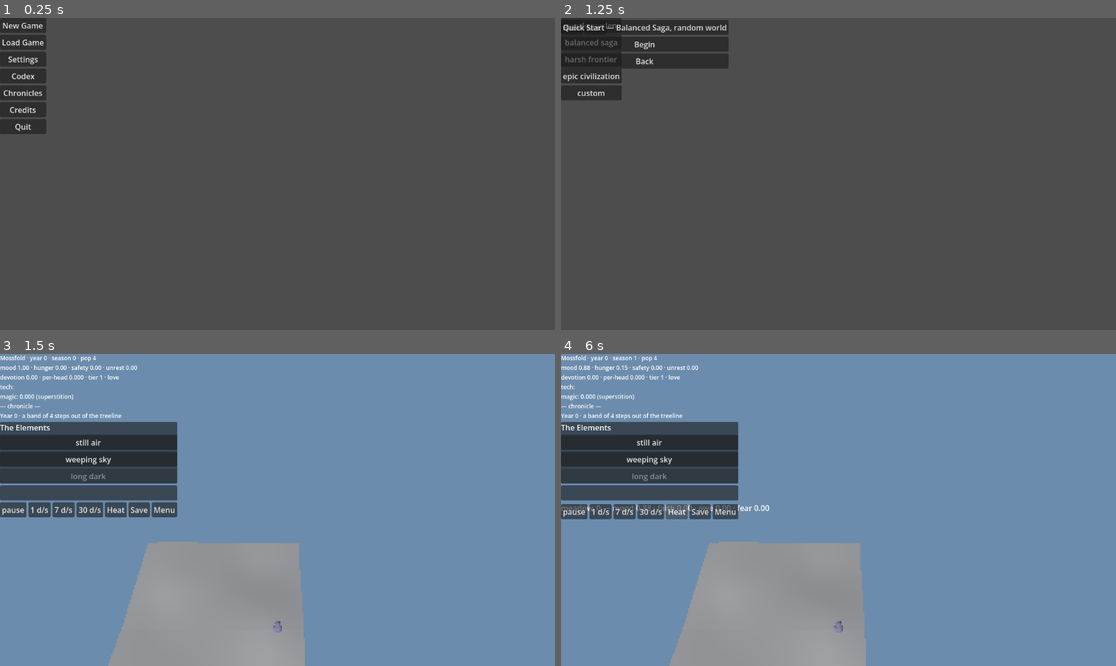
Above: before the commit, frames 1-4 (two rows, left to right).
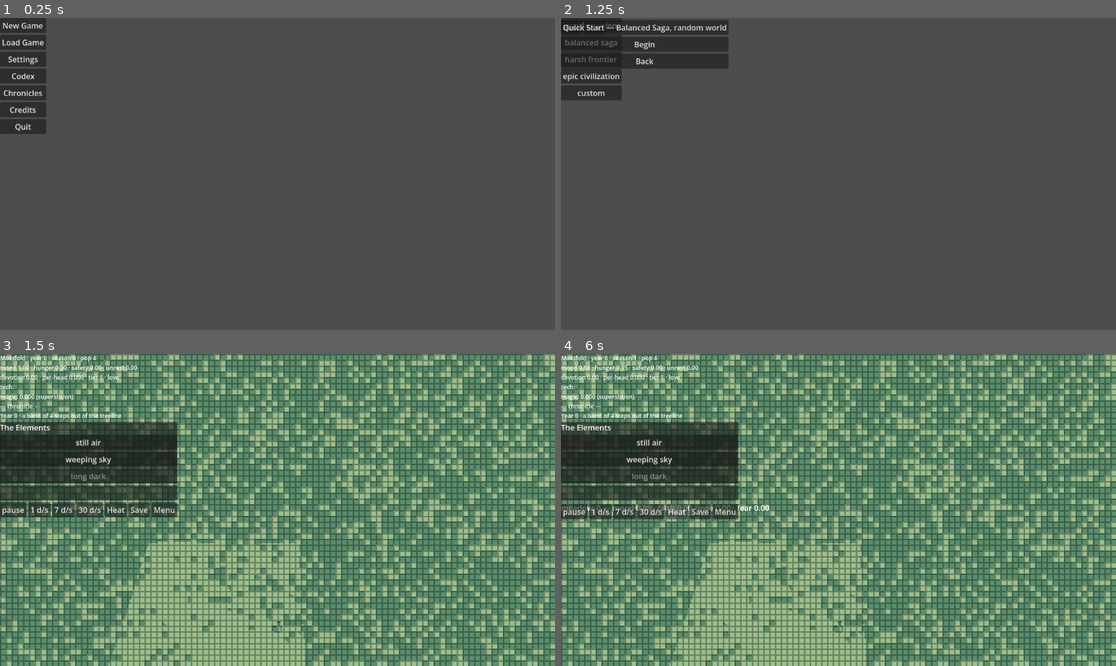
Above: after the commit, the same moments.

Repository: khuzul2/gnome-colony
Game: Godot game, scene res://presentation/main.tscn
Same seed, same stepped clock (60 frames per second), same inputs: the game is played once before the commit and once after it.
Inputs:
- Up to frame 1 (0.25 s): no input
- Up to frame 2 (1.25 s): click "New Game" at 0.5 s
- Up to frame 3 (1.5 s): click "Quick Start — Balanced Saga, …" at 1.25 s
- Up to frame 4 (6 s): click "still air" at 2 s; click "weeping sky" at 2.75 s; click "1 d/s" at 3.5 s; click "7 d/s" at 4.25 s; click "30 d/s" at 5 s; click "Heat" at 5.75 s

Frames 1-2 are identical in both runs. In frame 3, 95% of the frame differs, in the area x 0-100%, y 0-100%; in frame 4, 94%.

Commit message:
R1.3: mosaic post-process shader (palette-map + tessera grout + gold-leaf)
mosaic.gdshader (canvas_item) maps each stage pixel to the nearest of the 16
LUT tesserae with a 4x4 Bayer dither nudge, lays a grout lattice with per-cell
hash jitter, and lifts luminance on the blessed mask (R1.6 feeds it). Mosaic
helper wires the §R-art constants + Palette LUT into a ShaderMaterial; RunView
mounts it on the stage screen. GPU-exact behaviour deferred to Gate A (headless
dummy rasterizer); CPU mirror tested. 4 tests green, lint clean.

Co-Authored-By: Claude Opus 4.8 <noreply@anthropic.com>
Claude-Session: https://claude.ai/code/session_01X68E7gvxb9UbHMgv15DTXv

Diff:
--- /dev/null
+++ b/presentation/render/mosaic.gd
@@ -0,0 +1,37 @@
+class_name Mosaic
+extends RefCounted
+## R1.3 [rav §R-art]: builds the mosaic post-process ShaderMaterial that rides
+## on the pixel stage's screen — palette-map + tessera grout + gold-leaf mask.
+## The numbers here are §R-art's; the palette comes from Palette (single source
+## of truth). GPU-exact behaviour is judged at Playtest Gate A (headless uses a
+## dummy rasterizer with no pixel readback); this layer's tests gate the
+## spec-wiring. Presentation-only.
+
+const SHADER_PATH := "res://presentation/render/mosaic.gdshader"
+
+const GROUT_PX := 4.0
+const GROUT_ALPHA := 0.35
+const JITTER := 0.06
+const DITHER_STRENGTH := 0.5
+const GOLD_LIFT := 0.25
+const INTERNAL_SIZE := Vector2(PixelStage.INTERNAL_WIDTH, PixelStage.INTERNAL_HEIGHT)
+
+
+static func make_material() -> ShaderMaterial:
+	var material := ShaderMaterial.new()
+	material.shader = load(SHADER_PATH)
+	material.set_shader_parameter("palette_lut", Palette.lut_texture())
+	material.set_shader_parameter("internal_size", INTERNAL_SIZE)
+	material.set_shader_parameter("grout_px", GROUT_PX)
+	material.set_shader_parameter("grout_color", Palette.COLORS[Palette.GROUT])
+	material.set_shader_parameter("grout_alpha", GROUT_ALPHA)
+	material.set_shader_parameter("jitter", JITTER)
+	material.set_shader_parameter("dither_strength", DITHER_STRENGTH)
+	material.set_shader_parameter("gold_lift", GOLD_LIFT)
+	return material
+
+
+## CPU mirror of the shader's palette-map — used by motifs/masks (R1.6) and
+## tests, guaranteeing the same quantization the GPU applies.
+static func quantize(color: Color) -> Color:
+	return Palette.nearest(color)
--- /dev/null
+++ b/presentation/render/mosaic.gdshader
@@ -0,0 +1,83 @@
+shader_type canvas_item;
+// R1.3 [rav §R-art] — the mosaic post-process over the low-res stage:
+//   (1) palette-map each pixel to the nearest of the 16 tesserae (with a
+//       small ordered-dither nudge toward the 2 nearest),
+//   (2) lay a tessera "grout" grid (dark lines on the grout_px lattice, with
+//       a per-cell value jitter so flats read as laid stone),
+//   (3) lift luminance where the blessed/high-devotion mask marks holy
+//       ground (gold-leaf shine). Presentation-only.
+
+uniform sampler2D palette_lut : filter_nearest;
+uniform vec2 internal_size = vec2(384.0, 216.0);
+uniform float grout_px = 4.0;
+uniform vec4 grout_color : source_color = vec4(0.031, 0.039, 0.071, 1.0);
+uniform float grout_alpha = 0.35;
+uniform float jitter = 0.06;
+uniform float dither_strength = 0.5;
+uniform float gold_lift = 0.25;
+// R1.6 feeds this; unset defaults to black → no lift.
+uniform sampler2D bless_mask : hint_default_black;
+
+const int PALETTE_SIZE = 16;
+
+// Cheap per-cell hash for the tessera value jitter.
+float hash12(vec2 p) {
+	vec3 p3 = fract(vec3(p.xyx) * 0.1031);
+	p3 += dot(p3, p3.yzx + 33.33);
+	return fract((p3.x + p3.y) * p3.z);
+}
+
+// 4x4 Bayer ordered-dither threshold in [0,1).
+float bayer4(vec2 p) {
+	int x = int(mod(p.x, 4.0));
+	int y = int(mod(p.y, 4.0));
+	int i = x + y * 4;
+	// Standard 4x4 Bayer matrix / 16.
+	float m[16] = {
+		0.0, 8.0, 2.0, 10.0,
+		12.0, 4.0, 14.0, 6.0,
+		3.0, 11.0, 1.0, 9.0,
+		15.0, 7.0, 13.0, 5.0
+	};
+	return m[i] / 16.0;
+}
+
+vec3 palette_map(vec3 c) {
+	float best = 1e9;
+	vec3 best_c = c;
+	for (int i = 0; i < PALETTE_SIZE; i++) {
+		vec3 e = texelFetch(palette_lut, ivec2(i, 0), 0).rgb;
+		vec3 d = c - e;
+		float dist = dot(d, d);
+		if (dist < best) {
+			best = dist;
+			best_c = e;
+		}
+	}
+	return best_c;
+}
+
+void fragment() {
+	vec2 px = UV * internal_size;
+	vec2 cell = floor(px / grout_px);
+
+	vec3 col = texture(TEXTURE, UV).rgb;
+	// Per-tessera value jitter (hashed by cell) so a flat field reads as stone.
+	col += (hash12(cell) - 0.5) * 2.0 * jitter;
+	// Ordered dither nudge toward a neighboring palette entry.
+	col += (bayer4(cell) - 0.5) * dither_strength * 0.08;
+
+	vec3 q = palette_map(clamp(col, 0.0, 1.0));
+
+	// Gold-leaf accent on sanctified ground.
+	float bless = texture(bless_mask, UV).r;
+	q = clamp(q + bless * gold_lift, 0.0, 1.0);
+
+	// Grout: darken the tessera edges (a band grout_px-wide lattice).
+	vec2 f = fract(px / grout_px);
+	float edge = 1.0 / grout_px;
+	float line = clamp(step(f.x, edge) + step(f.y, edge), 0.0, 1.0);
+	vec3 outc = mix(q, grout_color.rgb, line * grout_alpha);
+
+	COLOR = vec4(outc, 1.0);
+}
--- a/presentation/shell/run_view.gd
+++ b/presentation/shell/run_view.gd
@@ -169,6 +169,8 @@
 	stage.name = "pixel_stage"
 	add_child(stage)
 	stage_world = stage.world
+	# The mosaic post-process rides on the stage's screen [R1.3].
+	stage.set_screen_material(Mosaic.make_material())
 	if DisplayServer.get_name() != "headless":
 		var vp := get_viewport()
 		stage.fit_to(vp.get_visible_rect().size)
--- /dev/null
+++ b/test/test_mosaic_shader.gd
@@ -0,0 +1,71 @@
+extends GutTest
+
+## R1.3 [rav §R-art] — the mosaic post-process material: the shader loads, the
+## ShaderMaterial is wired to the 16-color LUT and §R-art's constants, and
+## RunView mounts it on the pixel stage. GPU-exact quantization/grout is judged
+## at Playtest Gate A (headless has no pixel readback); here we gate the
+## spec-wiring and the CPU mirror.
+
+var _runs: Array = []
+
+
+func after_each() -> void:
+	for run in _runs:
+		run.shutdown()
+	_runs.clear()
+
+
+func test_shader_resource_loads():
+	var shader := load(Mosaic.SHADER_PATH)
+	assert_not_null(shader, "the mosaic shader file loads")
+	assert_true(shader is Shader, "…as a Shader resource")
+
+
+func test_material_is_wired_to_the_palette_and_spec_constants():
+	var material := Mosaic.make_material()
+	assert_true(material is ShaderMaterial, "make_material builds a ShaderMaterial")
+	assert_not_null(material.shader, "…with the mosaic shader")
+	var lut: Texture2D = material.get_shader_parameter("palette_lut")
+	assert_not_null(lut, "the palette LUT is bound")
+	assert_eq(lut.get_width(), 16, "…a 16-entry LUT")
+	assert_eq(
+		material.get_shader_parameter("grout_px"), Mosaic.GROUT_PX, "grout pitch = 4 [§R-art]"
+	)
+	assert_eq(
+		material.get_shader_parameter("grout_color"),
+		Palette.COLORS[Palette.GROUT],
+		"grout color = near-black (index 15)"
+	)
+	assert_eq(material.get_shader_parameter("grout_alpha"), Mosaic.GROUT_ALPHA)
+	assert_eq(material.get_shader_parameter("jitter"), Mosaic.JITTER)
+	assert_eq(material.get_shader_parameter("gold_lift"), Mosaic.GOLD_LIFT)
+	assert_eq(
+		material.get_shader_parameter("internal_size"),
+		Vector2(PixelStage.INTERNAL_WIDTH, PixelStage.INTERNAL_HEIGHT),
+		"internal size matches the stage"
+	)
+
+
+func test_cpu_quantize_mirrors_the_palette():
+	# The shader's palette-map and this CPU mirror must agree (motifs/masks
+	# rely on it); a near-color snaps to the nearest tessera.
+	var near := Color("245a8c").lerp(Color.BLACK, 0.02)
+	assert_eq(Mosaic.quantize(near), Palette.COLORS[2], "snaps to mid-blue")
+	assert_eq(Mosaic.quantize(Palette.COLORS[7]), Palette.COLORS[7], "exact entry is fixed")
+
+
+func test_runview_mounts_the_material_on_the_stage():
+	Rng.seed_with(1761)
+	var cfg := WorldConfig.new()
+	cfg.seed = 1761
+	cfg.normalize()
+	var run := GameRun.new_game(cfg)
+	_runs.append(run)
+	var view := RunView.new()
+	view.run = run
+	view.settings = GameSettings.new()
+	add_child_autofree(view)
+	var screen := view.stage.get_node("screen") as TextureRect
+	var screen_material := screen.material as ShaderMaterial
+	assert_not_null(screen_material, "the stage screen carries a mosaic ShaderMaterial")
+	assert_not_null(screen_material.get_shader_parameter("palette_lut"), "…wired to the palette")
Not shown, changed: PROGRESS.md
